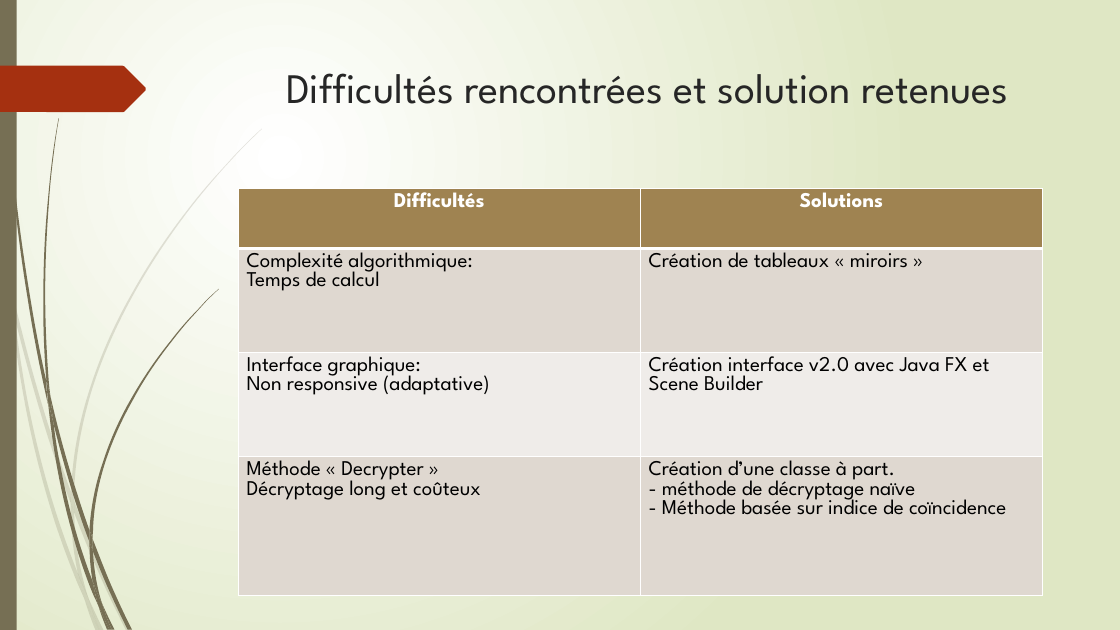
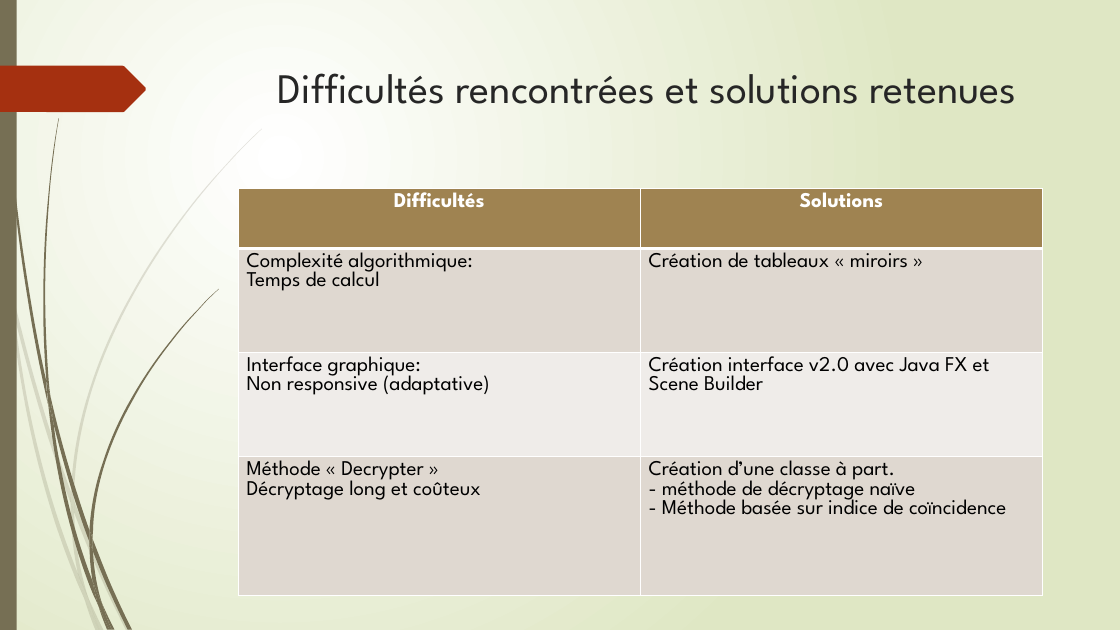
Before and after one commit to Marianna-dl/EnigmaProject, a slide deck: slide 11 of Rapport/Projet Enigma.pptx (slide 8 before the commit). Drawn at 1120x630 pixels with LibreOffice and Linux fonts; fonts in the diff are those of the drawing. Boxes give left, top, right and bottom in pixels: in the first picture for what was removed or moved away, otherwise in the second. Text is boxed around its words. In the diff, an @@ line names an element or a change of style, - is before the commit and + after.

Commit message:
MAJ ppt

```diff
--- a/Rapport/Projet Enigma.pptx
+++ b/Rapport/Projet Enigma.pptx
@@ title at (278,73,1017,104): text changed @@
-Difficultés rencontrées et solution retenues
+Difficultés rencontrées et solutions retenues
```
Also in this commit, not shown: 5 slides added, 2 other files.
